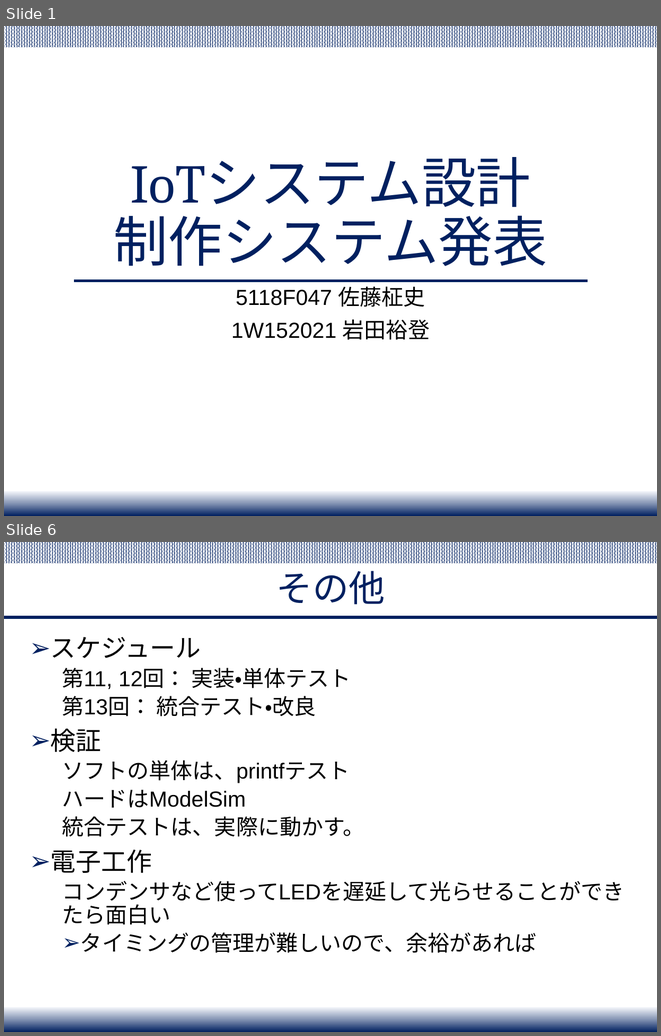
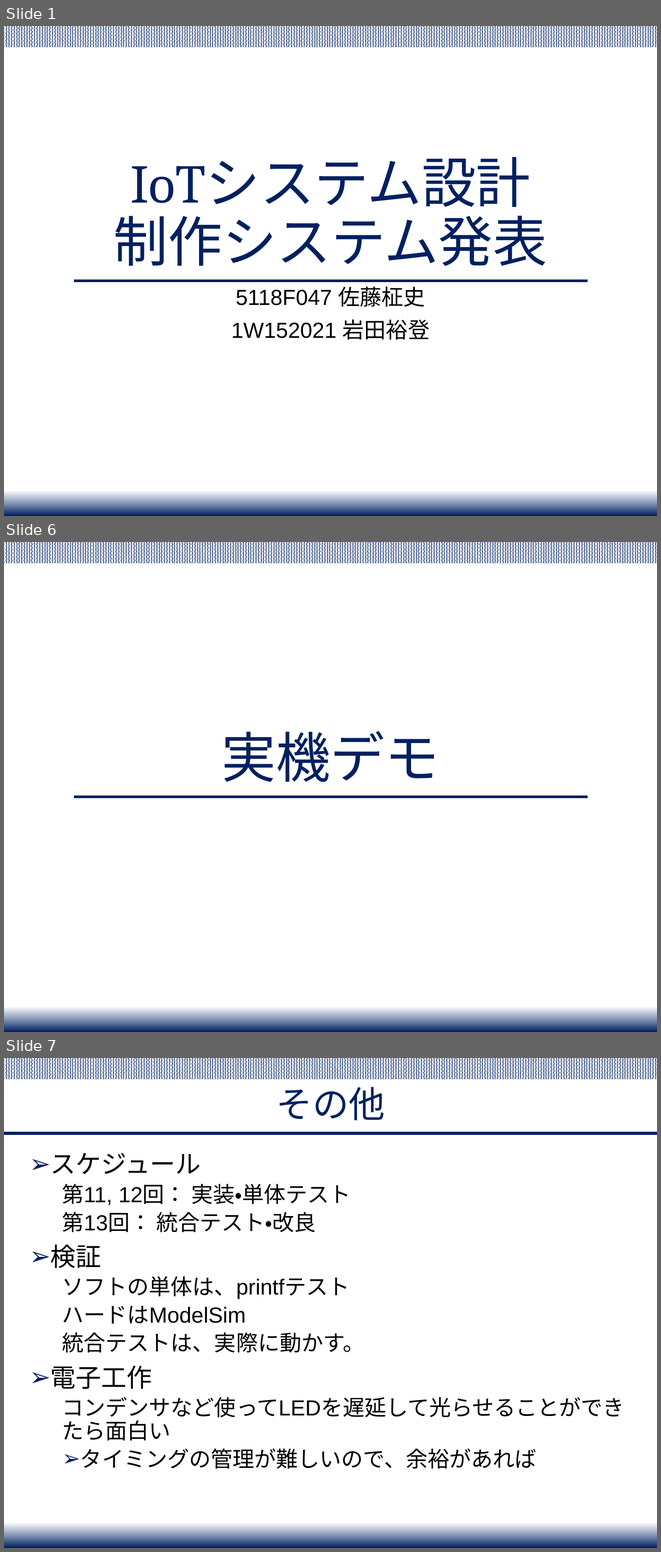
Before and after one commit to Yuchan4342/iot-system-project, a slide deck: presentation/IoT_project_final_presentation.pptx. Shown one above the other, each under a label of ours: slides 1 and 6 before the commit, slides 1, 6 and 7 after it; the slides between them are not shown. The pictures are 661x1036 and 661x1552 pixels, drawn with LibreOffice and Linux fonts; fonts in the diff are those of the drawing. Boxes give left, top, right and bottom in pixels: in the first picture for what was removed or moved away, otherwise in the second. Text is boxed around its words. In the diff, an @@ line names an element or a change of style, - is before the commit and + after.

```diff
--- a/presentation/IoT_project_final_presentation.pptx
+++ b/presentation/IoT_project_final_presentation.pptx
@@ slide 6 added at bbox=[4, 542, 657, 1032], background #FFFFFF; not listed: 3 template elements that a slide beside it also shows @@
@@ title added at bbox=[222, 731, 440, 782], 60 pt, text #002060 @@
+実機デモ
@@ what was slide 6 is now slide 7 @@
```
Also in this commit, not shown: 4 slides changed.
